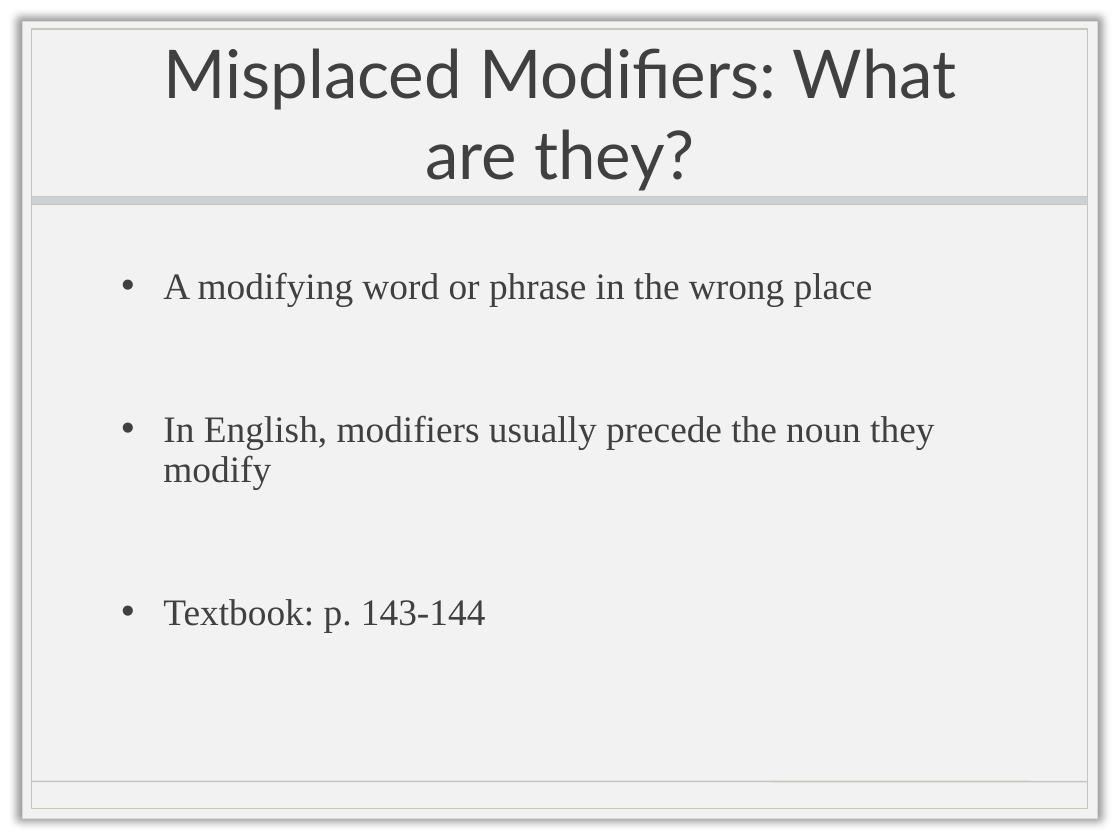
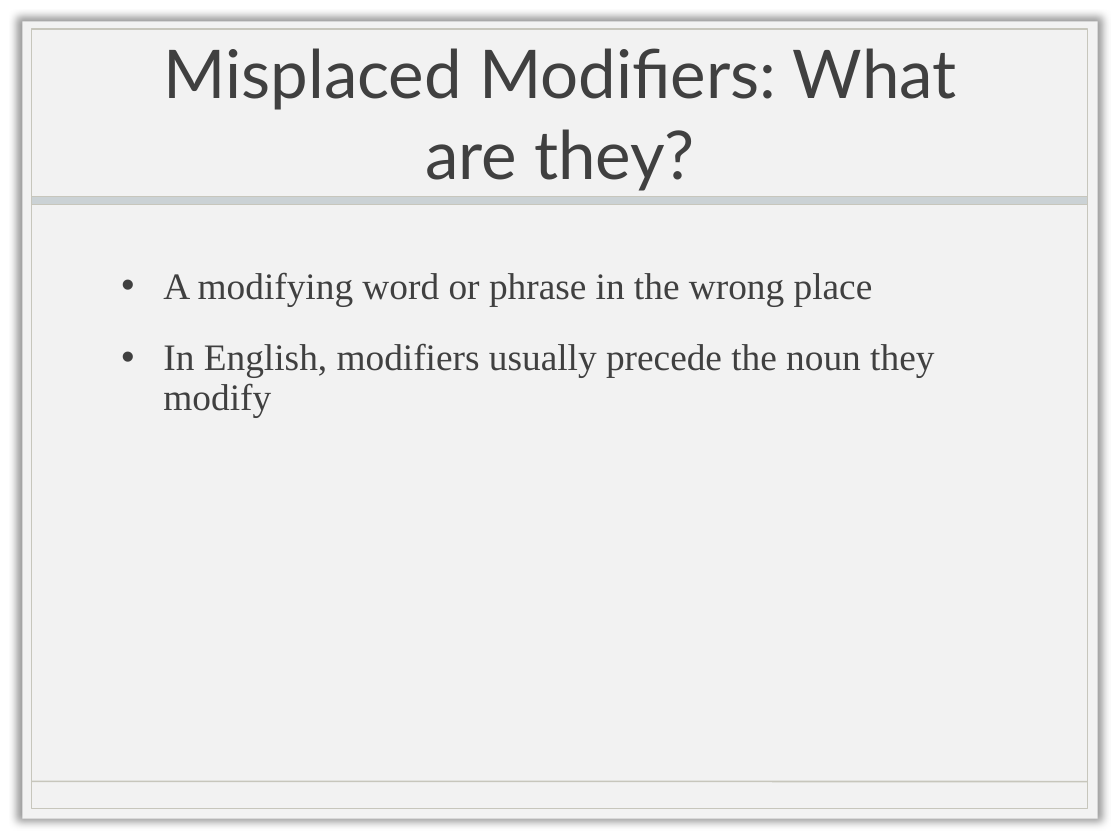
Before and after one commit to doctorlam/tecm4190, a slide deck: slide 19 of readings/4190_grammar.pptx (slide 23 before the commit). Drawn at 1120x840 pixels with LibreOffice and Linux fonts; fonts in the diff are those of the drawing; background and template pictures are left out. Boxes give left, top, right and bottom in pixels: in the first picture for what was removed or moved away, otherwise in the second. Text is boxed around its words. In the diff, an @@ line names an element or a change of style, - is before the commit and + after.

```diff
--- a/readings/4190_grammar.pptx
+++ b/readings/4190_grammar.pptx
@@ text at [163,599,485,632]: paragraph removed @@
-• Textbook: p. 143-144
```
Also in this commit, not shown: 7 other slides changed, 2 slides added, 3 slides removed, 2 other files.
